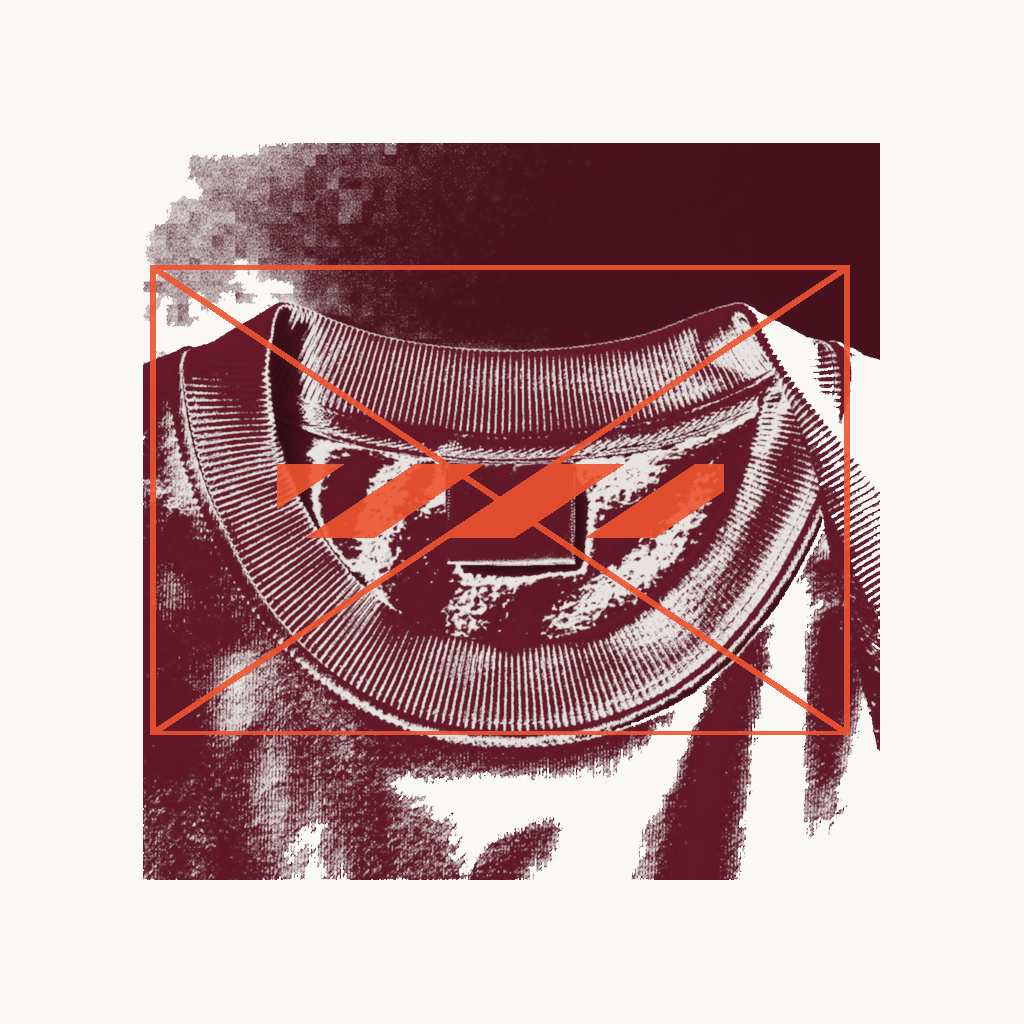
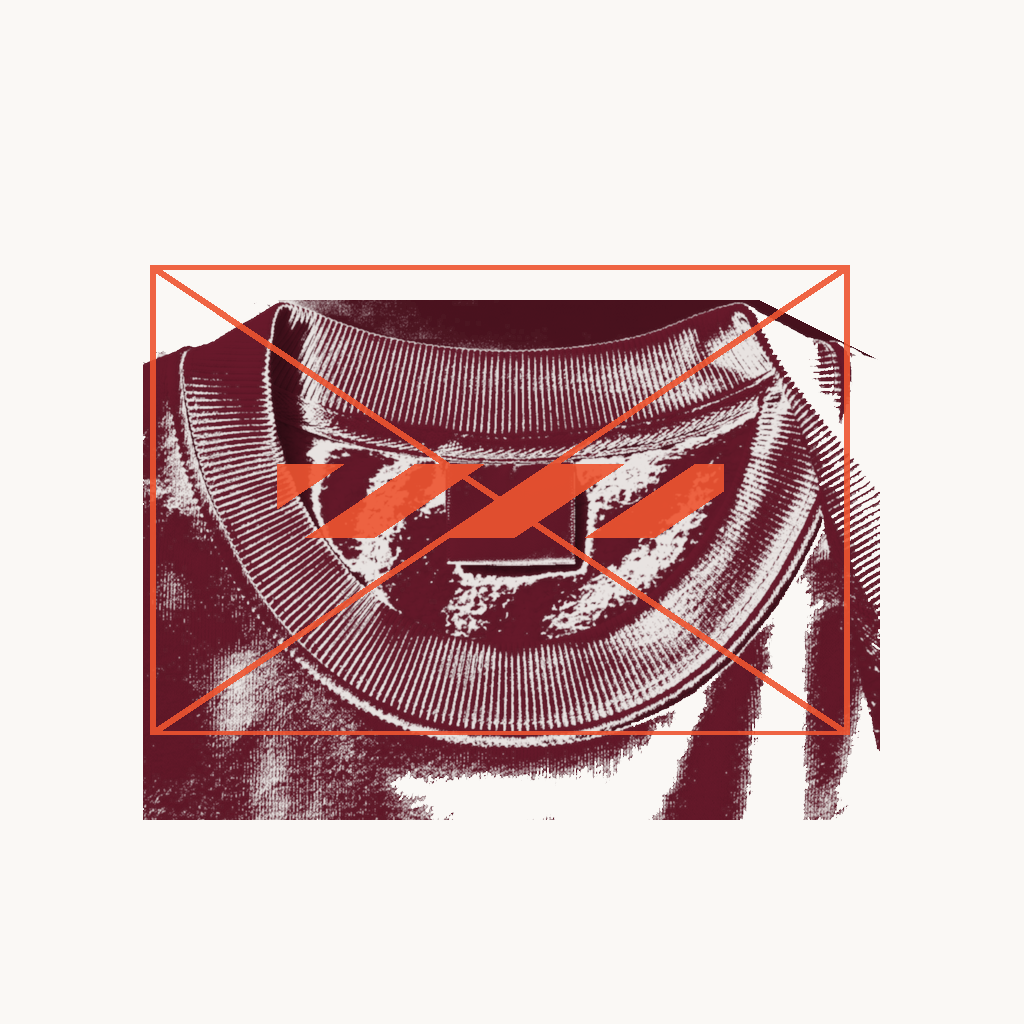
Layered file, before and after one edit (1024 × 1024). Changes by layer:
painted on "10 Product Base - hoodie - burgundy - neck-label" over [143, 143, 880, 880]